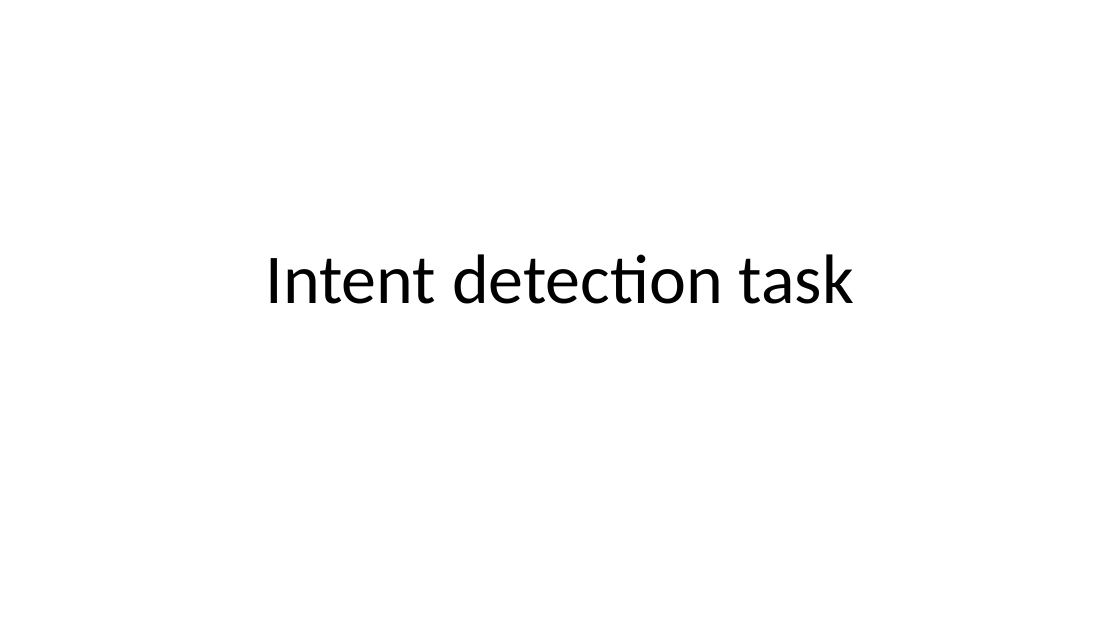
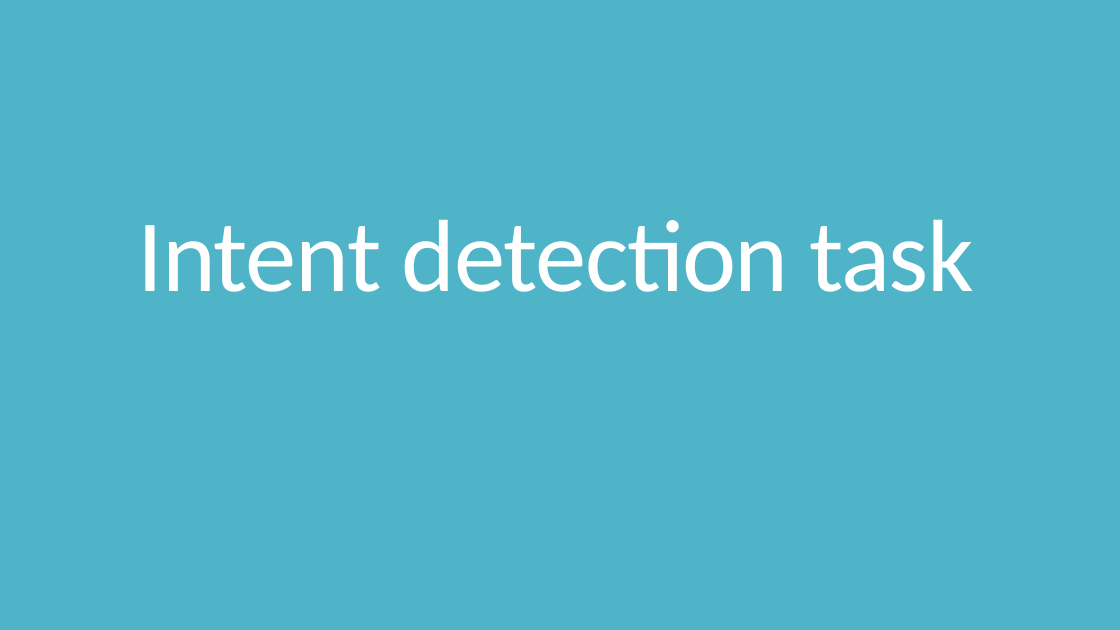
Before and after one commit to AndreaLK3/IntentRecognition, a slide deck: slide 1 of IntentDetectionAndTask.pptx. Drawn at 1120x630 pixels with LibreOffice and Linux fonts; fonts in the diff are those of the drawing. Boxes give left, top, right and bottom in pixels: in the first picture for what was removed or moved away, otherwise in the second. Text is boxed around its words. In the diff, an @@ line names an element or a change of style, - is before the commit and + after.

```diff
--- a/IntentDetectionAndTask.pptx
+++ b/IntentDetectionAndTask.pptx
@@ background #FFFFFF to #50B4C8 @@
@@ title "Intent detection task": place and size @@
-title "Intent detection task" at [266, 254, 854, 304]
+title "Intent detection task" at [138, 219, 974, 292]
@@ title "Intent detection task" at [138, 219, 974, 292]: size 60 to 88 pt, text colour #000000 to #FFFFFF, letter spacing 0 to -1.2 pt; alignment centre to left; line spacing 0.9 to 0.8 @@
```
Also in this commit, not shown: 11 other slides changed, 3 slides added, 1 slide removed, 11 other files.
